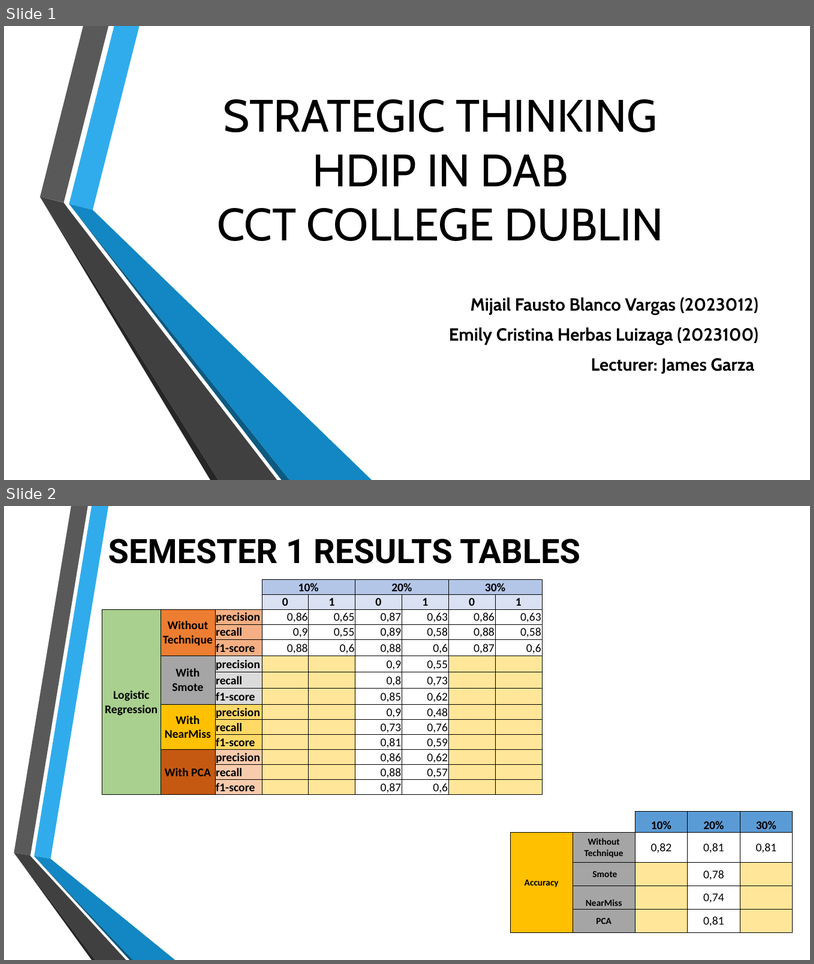
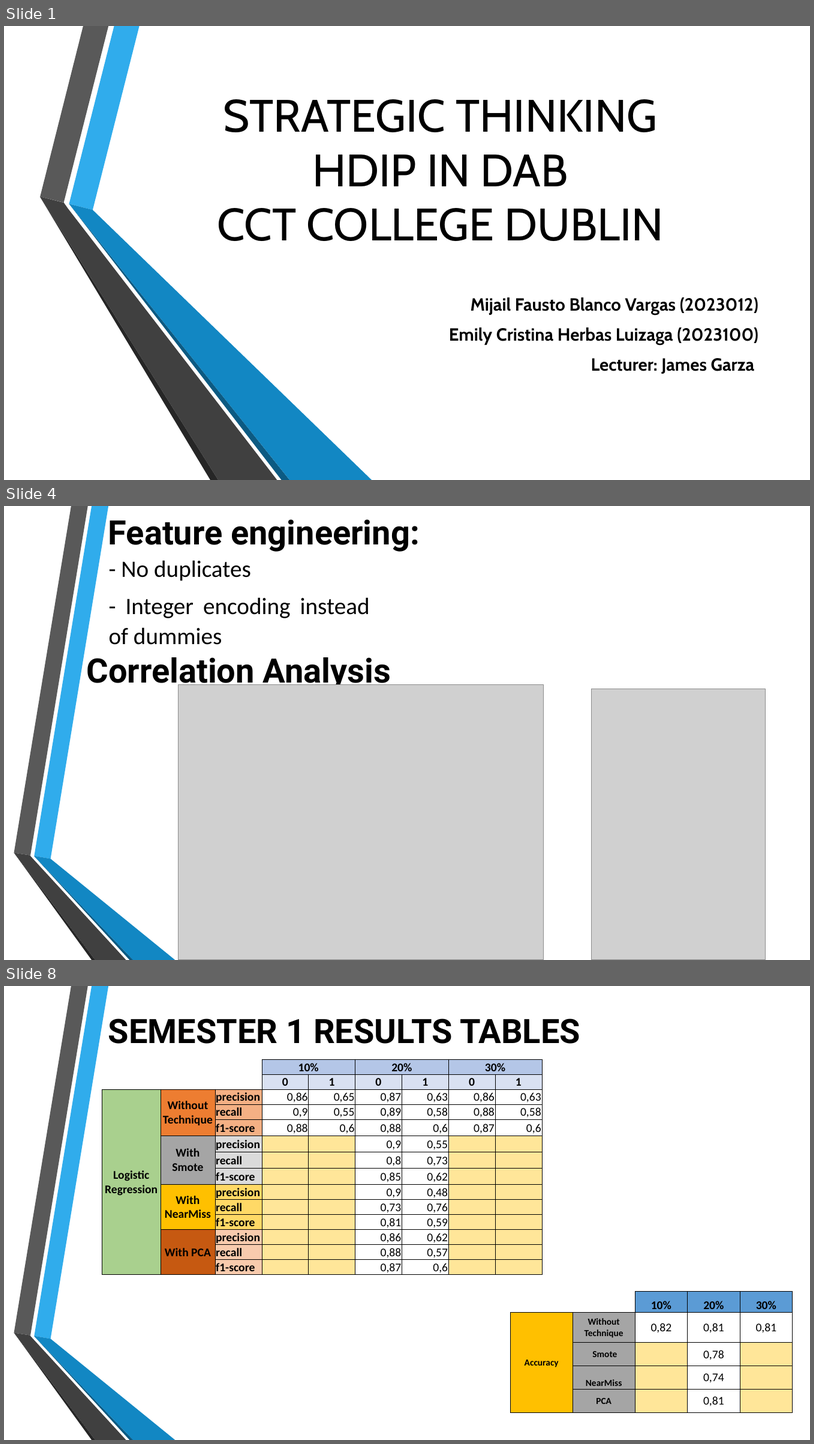
Before and after one commit to mijailbv/Churn_Prediction-Strategic_Thinking, a slide deck: Presentation.pptx. Shown one above the other, each under a label of ours: slides 1 and 2 before the commit, slides 1, 4 and 8 after it; the slides between them are not shown. The pictures are 814x964 and 814x1444 pixels, drawn with LibreOffice and Linux fonts; fonts in the diff are those of the drawing; grey boxes stand for pictures; background and template pictures are left out. Boxes give left, top, right and bottom in pixels: in the first picture for what was removed or moved away, otherwise in the second. Text is boxed around its words. In the diff, an @@ line names an element or a change of style, - is before the commit and + after.

Commit message:
Adding Slides and uploading individual report
- I added a description and  images to the presentation and individual report

```diff
--- a/Presentation.pptx
+++ b/Presentation.pptx
@@ slide 4 added at (x1=4, y1=506, x2=810, y2=960), background picture (left out); not listed: 6 template elements that a slide beside it also shows @@
@@ title added at (x1=108, y1=519, x2=420, y2=552), 40 pt, text #000000, bold @@
+Feature engineering:
@@ text added at (x1=109, y1=560, x2=370, y2=645), 28 pt, text #000000 @@
+- No duplicates
+- Integer encoding instead of dummies
@@ text added at (x1=87, y1=657, x2=391, y2=691), 40 pt, text #000000, bold @@
+Correlation Analysis
@@ picture added at (x1=178, y1=684, x2=543, y2=960) @@
@@ picture added at (x1=592, y1=688, x2=765, y2=959) @@
@@ what was slide 2 is now slide 8 @@
```
Also in this commit, not shown: 1 slide changed, 4 other slides added, 2 other files.
